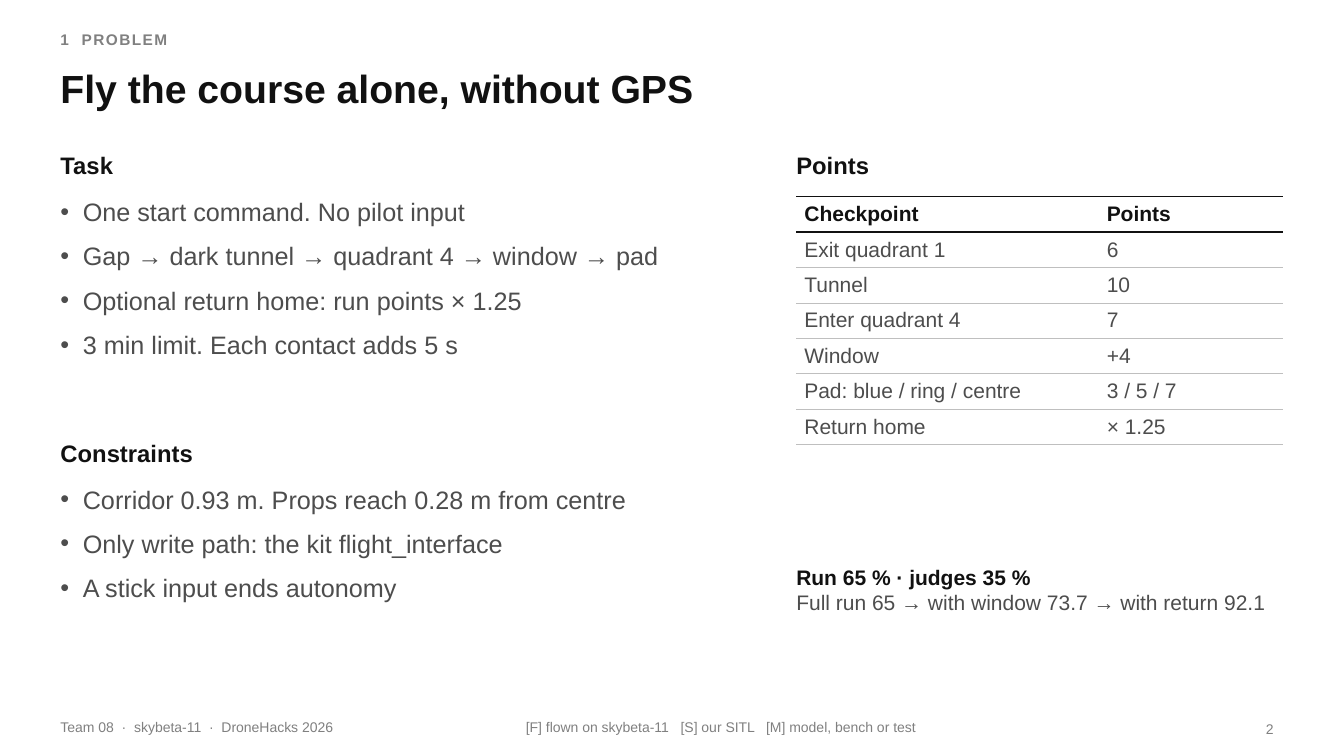
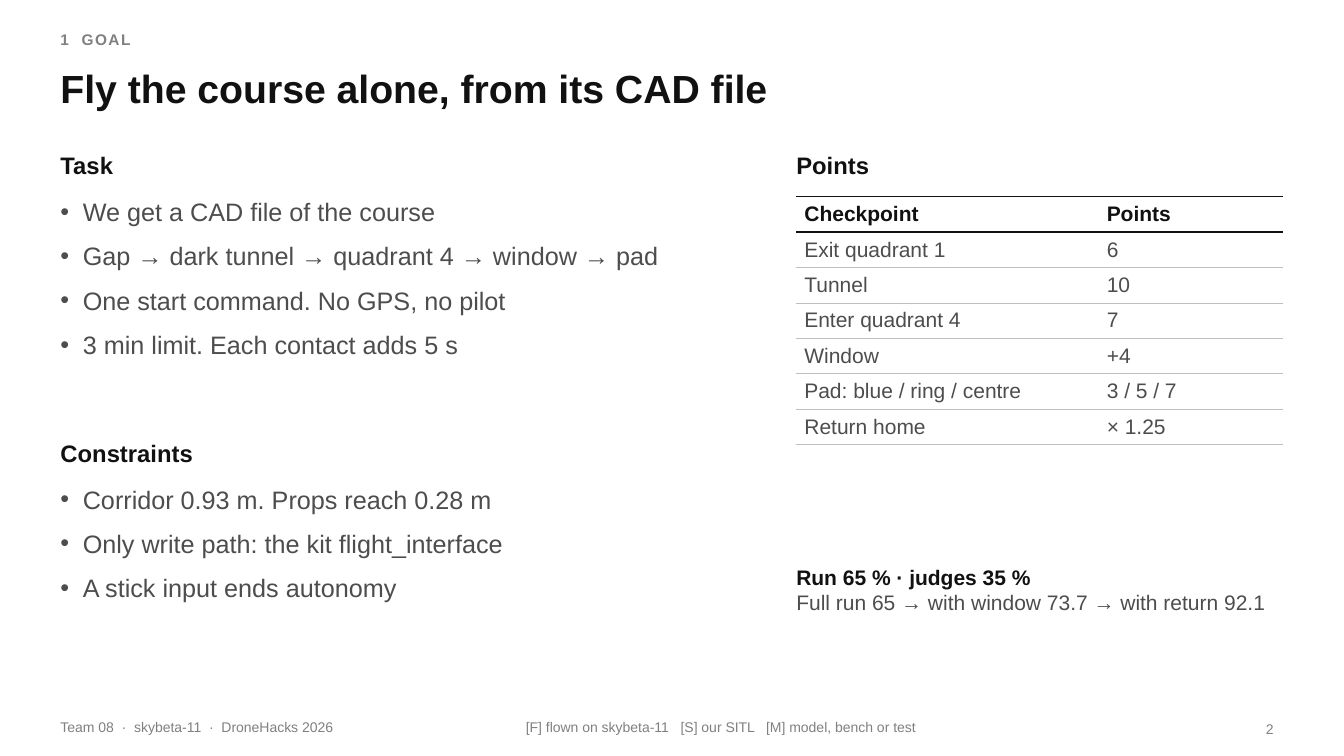
Before and after one commit to moterodiaz/DroneHacks, a slide deck: slide 2 of docs/presentation/DroneHacks-Team08-technical.pptx. Drawn at 1344x756 pixels with LibreOffice and Linux fonts; fonts in the diff are those of the drawing. Boxes give left, top, right and bottom in pixels: in the first picture for what was removed or moved away, otherwise in the second. Text is boxed around its words. In the diff, an @@ line names an element or a change of style, - is before the commit and + after.

```diff
--- a/docs/presentation/DroneHacks-Team08-technical.pptx
+++ b/docs/presentation/DroneHacks-Team08-technical.pptx
@@ text at box(60, 34, 131, 45): text changed @@
-1 PROBLEM
+1 GOAL
@@ title at box(60, 74, 768, 111): text changed @@
-Fly the course alone, without GPS
+Fly the course alone, from its CAD file
@@ text at box(83, 202, 435, 226): text changed @@
-• One start command. No pilot input
+• We get a CAD file of the course
@@ text at box(83, 291, 505, 315): text changed @@
-• Optional return home: run points × 1.25
+• One start command. No GPS, no pilot
@@ text at box(83, 490, 491, 514): text changed @@
-• Corridor 0.93 m. Props reach 0.28 m from centre
+• Corridor 0.93 m. Props reach 0.28 m
```
Also in this commit, not shown: 5 other slides changed, 4 slides added, 3 slides removed, 2 other files.
